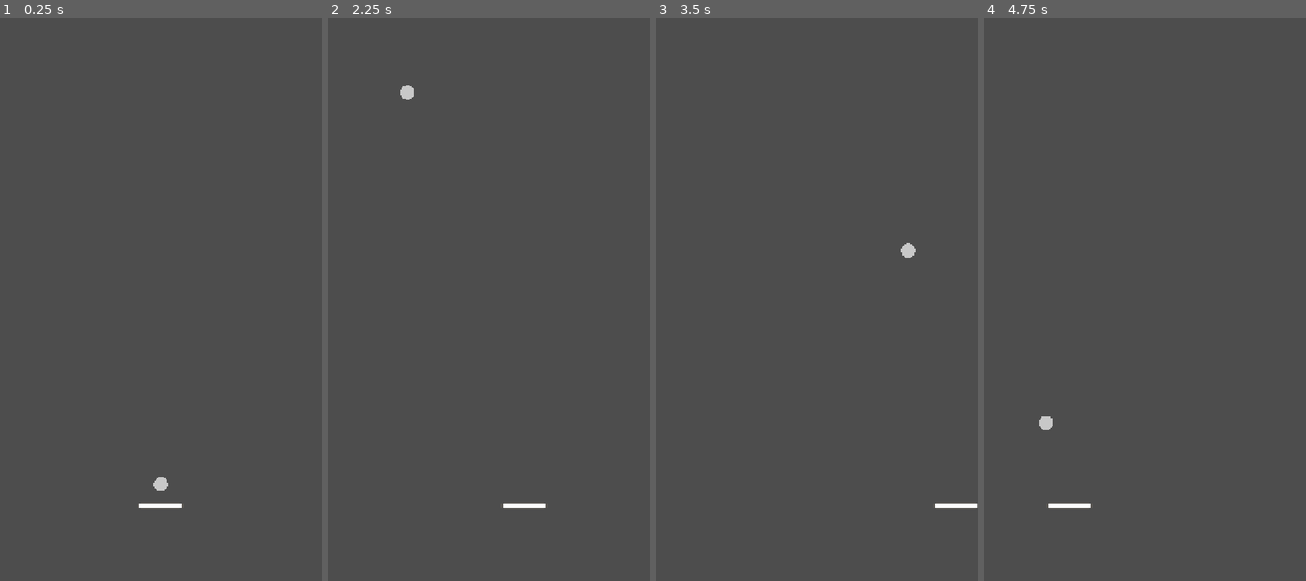
Above: before the commit, frames 1-4 (left to right).
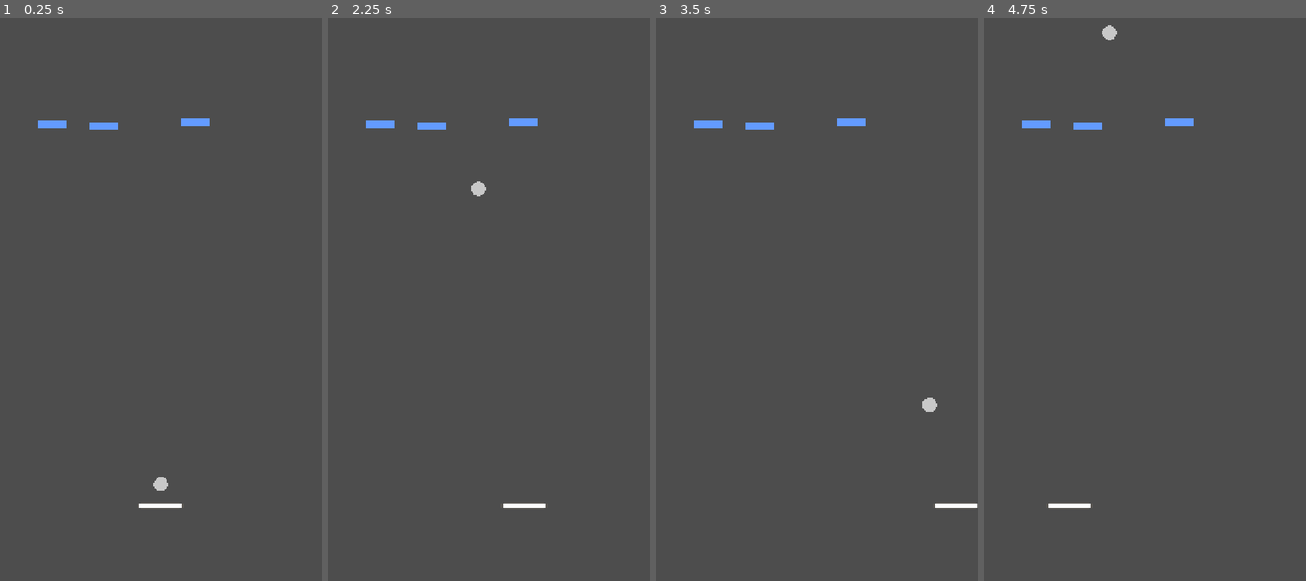
Above: after the commit, the same moments.

Repository: ItsMikeyy/BrickBreaker
Game: Godot game, scene res://Scenes/Game.tscn
Two runs of this game, one before a commit and one after it. Both use one fixed random seed, a clock stepped at 60 frames per second and the inputs below.
Inputs:
- Up to frame 1 (0.25 s): no input
- Up to frame 2 (2.25 s): tap Enter at 0.5 s; hold Right (RIGHT) 0.53-1.28 s; tap Space (LAUNCH) at 0.6, 1.35, 2.1 s; hold Left (LEFT) 1.28-2.03 s; hold Right (RIGHT) from 2.03 s (still down)
- Up to frame 3 (3.5 s): keep holding Right (RIGHT); tap Space (LAUNCH) at 2.85 s
- Up to frame 4 (4.75 s): release Right (RIGHT) at 3.53 s; hold Left (LEFT) from 3.53 s (still down); tap Space (LAUNCH) at 3.6, 4.35 s

The runs differ from the first frame. In frame 1, 0.4% of the frame differs, in the area x 11-66%, y 17-20%; in frame 2, 0.5%; in frame 3, 0.5%, in the area x 11-88%, y 17-70%; in frame 4, 0.5%.

Commit message:
created bricks

Diff:
--- /dev/null
+++ b/Assets/Sprites/Brick.gd
@@ -0,0 +1,7 @@
+extends StaticBody2D
+
+@onready var brick_sprite: Sprite2D = $Sprite2D
+@export var brick_texture: Texture2D
+
+func _ready() -> void:
+	brick_sprite.texture = brick_texture
--- /dev/null
+++ b/Scenes/Brick.tscn
@@ -0,0 +1,17 @@
+[gd_scene load_steps=4 format=3 uid="uid://bbpgh0hbwb6my"]
+
+[ext_resource type="Script" uid="uid://it5w58tx7vtx" path="res://Assets/Sprites/Brick.gd" id="1_w0hh0"]
+[ext_resource type="Texture2D" uid="uid://vryujf0nbl3f" path="res://Assets/Sprites/brick1.png" id="2_lskvi"]
+
+[sub_resource type="RectangleShape2D" id="RectangleShape2D_lskvi"]
+size = Vector2(68, 20)
+
+[node name="Brick" type="StaticBody2D"]
+script = ExtResource("1_w0hh0")
+
+[node name="Sprite2D" type="Sprite2D" parent="."]
+scale = Vector2(2, 2)
+texture = ExtResource("2_lskvi")
+
+[node name="CollisionShape2D" type="CollisionShape2D" parent="."]
+shape = SubResource("RectangleShape2D_lskvi")
--- a/Scenes/Game.tscn
+++ b/Scenes/Game.tscn
@@ -1,8 +1,10 @@
-[gd_scene load_steps=4 format=3 uid="uid://dvwxh4c2sr4ri"]
+[gd_scene load_steps=6 format=3 uid="uid://dvwxh4c2sr4ri"]
 
 [ext_resource type="PackedScene" uid="uid://uge3nll2l7pn" path="res://Scenes/Paddle.tscn" id="1_j5yw3"]
 [ext_resource type="PackedScene" uid="uid://dg4bywobasssq" path="res://Scenes/Boundary.tscn" id="2_kldst"]
 [ext_resource type="PackedScene" uid="uid://cwg2vb2h4tkto" path="res://Scenes/Ball.tscn" id="3_b2bpf"]
+[ext_resource type="PackedScene" uid="uid://bbpgh0hbwb6my" path="res://Scenes/Brick.tscn" id="4_kldst"]
+[ext_resource type="Texture2D" uid="uid://vryujf0nbl3f" path="res://Assets/Sprites/brick1.png" id="5_b2bpf"]
 
 [node name="Game" type="Node2D"]
 
@@ -21,3 +23,17 @@
 
 [node name="Ball" parent="." instance=ExtResource("3_b2bpf")]
 position = Vector2(359, 1063)
+
+[node name="Bricks" type="Node" parent="."]
+
+[node name="Brick" parent="Bricks" instance=ExtResource("4_kldst")]
+position = Vector2(115, 260)
+brick_texture = ExtResource("5_b2bpf")
+
+[node name="Brick2" parent="Bricks" instance=ExtResource("4_kldst")]
+position = Vector2(230, 263)
+brick_texture = ExtResource("5_b2bpf")
+
+[node name="Brick3" parent="Bricks" instance=ExtResource("4_kldst")]
+position = Vector2(435, 255)
+brick_texture = ExtResource("5_b2bpf")
Not shown, added: Assets/Sprites/Brick.gd.uid
